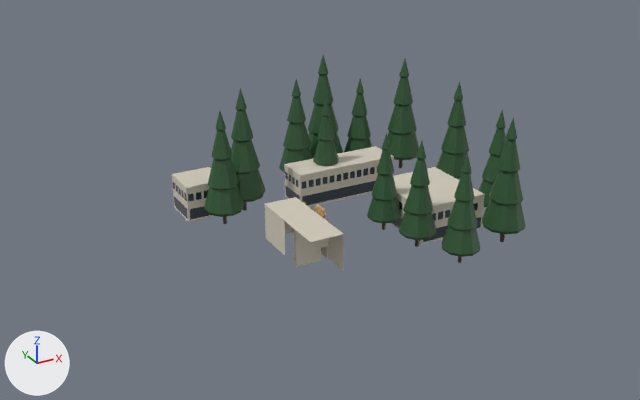
Two versions of the glTF model public/assets/stage/baked/set3.glb, one commit apart.
Rendered twice from a 50 mm camera at (-67.1, -127.6, 73.3) aimed at (7.7, 8.4, 5.3). The axes (+X, +Y, +Z) are drawn at lower left. The lights are the same throughout. The picture after the commit comes second. Where no turn or scale is listed for an object, it has been applied to the vertices. Vertices at exactly the same position are counted once.

In view in the first picture: 'Static'.
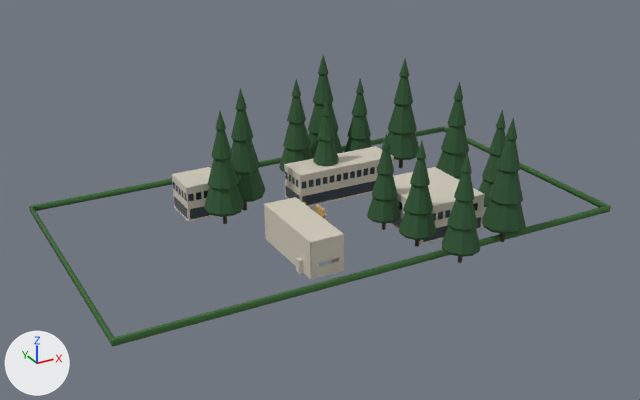
Where the newer file only moved an object's origin or applied its transform, the numbers keep the older frame.

Location of each change, [x1, y1, x2, y2] in pixels of the pictures (640 x 400 px; the box of a moved part takes in the faces that stretch with it):
'Static', surface changed, reshaped (64% wider, 35% taller): before [172, 55, 526, 271]; after [29, 55, 611, 346]
part 1 of me_mesh_4, added: after [29, 126, 611, 346]
part 2 of me_mesh_4, deleted: before [294, 229, 296, 264]
part 3 of me_mesh_4, moved or reshaped: before [264, 197, 343, 267]; after [264, 197, 344, 279]

Patch to the scene script:
```diff
--- a/public/assets/stage/baked/set3.glb.py
+++ b/public/assets/stage/baked/set3.glb.py
@@ img_image_9 @@
-img_image_9 = load_image('Image_9', '_unpacked/Image_9', 128, 128, 'Non-Color')
+img_image_9 = load_image('Image_9', '_unpacked/Image_9', 512, 512, 'sRGB')
@@ img_image_7 @@
-img_image_7 = load_image('Image_7', '_unpacked/Image_7', 512, 512, 'sRGB')
+img_image_7 = load_image('Image_7', '_unpacked/Image_7', 128, 128, 'Non-Color')
@@ mat_b_statuedonut_mat_cookie @@
 n5 = _N.new('ShaderNodeTexImage'); n5.name = 'Image Texture'
-n5.image = img_image_9
+n5.image = img_image_11
 _L.new(n0.outputs[0], n1.inputs[0])  # 'BSDF' to 'Surface'
@@ mat_b_statuedonut_mat_candyyellow @@
 n5 = _N.new('ShaderNodeTexImage'); n5.name = 'Image Texture'
-n5.image = img_image_9
+n5.image = img_image_11
 _L.new(n0.outputs[0], n1.inputs[0])  # 'BSDF' to 'Surface'
@@ mat_b_statuegingerbread_mat_icing @@
 n5 = _N.new('ShaderNodeTexImage'); n5.name = 'Image Texture'
-n5.image = img_image_9
+n5.image = img_image_11
 _L.new(n0.outputs[0], n1.inputs[0])  # 'BSDF' to 'Surface'
@@ mat_b_statuejellybean_mat_candyred @@
 n5 = _N.new('ShaderNodeTexImage'); n5.name = 'Image Texture'
-n5.image = img_image_9
+n5.image = img_image_11
 _L.new(n0.outputs[0], n1.inputs[0])  # 'BSDF' to 'Surface'
@@ mat_b_statuekitkat_mat_chocolate @@
 n5 = _N.new('ShaderNodeTexImage'); n5.name = 'Image Texture'
-n5.image = img_image_9
+n5.image = img_image_11
 _L.new(n0.outputs[0], n1.inputs[0])  # 'BSDF' to 'Surface'
@@ mat_b_statuemarshmallow_mat_treetrunk @@
 n4 = _N.new('ShaderNodeTexImage'); n4.name = 'Image Texture'
-n4.image = img_image_9
+n4.image = img_image_11
 _L.new(n0.outputs[0], n1.inputs[0])  # 'BSDF' to 'Surface'
@@ mat_b_statuepie_mat_wafer @@
 n5 = _N.new('ShaderNodeTexImage'); n5.name = 'Image Texture'
-n5.image = img_image_9
+n5.image = img_image_11
 _L.new(n0.outputs[0], n1.inputs[0])  # 'BSDF' to 'Surface'
@@ mat_b_googleletters_mat_plinth @@
 n5 = _N.new('ShaderNodeTexImage'); n5.name = 'Image Texture'
-n5.image = img_image_9
+n5.image = img_image_11
 n6 = _N.new('ShaderNodeNormalMap'); n6.name = 'Normal Map'
@@ mat_b_googleletters_mat_gblue @@
 n5 = _N.new('ShaderNodeTexImage'); n5.name = 'Image Texture'
-n5.image = img_image_9
+n5.image = img_image_11
 _L.new(n0.outputs[0], n1.inputs[0])  # 'BSDF' to 'Surface'
@@ mat_b_googleletters_mat_gred @@
 n5 = _N.new('ShaderNodeTexImage'); n5.name = 'Image Texture'
-n5.image = img_image_9
+n5.image = img_image_11
 _L.new(n0.outputs[0], n1.inputs[0])  # 'BSDF' to 'Surface'
@@ mat_b_googleletters_mat_gyellow @@
 n5 = _N.new('ShaderNodeTexImage'); n5.name = 'Image Texture'
-n5.image = img_image_9
+n5.image = img_image_11
 _L.new(n0.outputs[0], n1.inputs[0])  # 'BSDF' to 'Surface'
@@ mat_b_googleletters_mat_ggreen @@
 n5 = _N.new('ShaderNodeTexImage'); n5.name = 'Image Texture'
-n5.image = img_image_9
+n5.image = img_image_11
 _L.new(n0.outputs[0], n1.inputs[0])  # 'BSDF' to 'Surface'
@@ mat_b_gbike_mat_bikeyellow @@
 n5 = _N.new('ShaderNodeTexImage'); n5.name = 'Image Texture'
-n5.image = img_image_9
+n5.image = img_image_11
 _L.new(n0.outputs[0], n1.inputs[0])  # 'BSDF' to 'Surface'
@@ mat_b_gbike_mat_tyre @@
 n5 = _N.new('ShaderNodeTexImage'); n5.name = 'Image Texture'
-n5.image = img_image_9
+n5.image = img_image_11
 _L.new(n0.outputs[0], n1.inputs[0])  # 'BSDF' to 'Surface'
@@ mat_b_gbike_mat_bikeblue @@
 n5 = _N.new('ShaderNodeTexImage'); n5.name = 'Image Texture'
-n5.image = img_image_9
+n5.image = img_image_11
 _L.new(n0.outputs[0], n1.inputs[0])  # 'BSDF' to 'Surface'
@@ mat_b_gbike_mat_bikegreen @@
 n5 = _N.new('ShaderNodeTexImage'); n5.name = 'Image Texture'
-n5.image = img_image_9
+n5.image = img_image_11
 _L.new(n0.outputs[0], n1.inputs[0])  # 'BSDF' to 'Surface'
@@ mat_b_gbike_mat_bezel @@
 n5 = _N.new('ShaderNodeTexImage'); n5.name = 'Image Texture'
-n5.image = img_image_9
+n5.image = img_image_11
 _L.new(n0.outputs[0], n1.inputs[0])  # 'BSDF' to 'Surface'
@@ mat_b_gbike_mat_bikered @@
 n5 = _N.new('ShaderNodeTexImage'); n5.name = 'Image Texture'
-n5.image = img_image_9
+n5.image = img_image_11
 _L.new(n0.outputs[0], n1.inputs[0])  # 'BSDF' to 'Surface'
@@ mat_b_redwood_mat_conifer @@
 n4 = _N.new('ShaderNodeTexImage'); n4.name = 'Image Texture'
-n4.image = img_image_9
+n4.image = img_image_11
 _L.new(n0.outputs[0], n1.inputs[0])  # 'BSDF' to 'Surface'
@@ mat_b_lawnhedge_mat_hedge @@
+mat_b_lawnhedge_mat_hedge = bpy.data.materials.new('b|lawnHedge|mat:hedge|')
+# colours: dark green #3b6a36
+# uses the picture img_image_11
+# uses the picture img_image_7
@@ me_mesh_4 @@
-me_mesh_4.from_pydata(...)  # 23714 vertices, 46408 faces; spans x -29.9..29.9, y -29.0..29.0, z -13.2..13.2
+me_mesh_4.from_pydata(...)  # 23620 vertices, 46828 faces; spans x -55.8..45.7, y -29.0..33.5, z -13.2..13.2
+# me_mesh_4 part 1: a new loose piece of 71 vertices spanning x -55.8..45.7, y -22.5..33.5, z -13.2..-12.0, in mat_b_lawnhedge_mat_hedge
+# me_mesh_4 part 2: the loose piece of 8 vertices spanning x -20.0..-15.1, y -12.2..-12.1, z -13.2..-6.2 is deleted
+# me_mesh_4 part 3: 1100 vertices moved within x -14.1..-6.8, y -13.0..8.2, z -13.2..-9.9; 1035 vertices removed from x -20.0..-6.7, y -18.4..8.3, z -13.2..-6.1; 886 vertices added at x -20.8..-6.7, y -18.4..8.3, z -13.2..-6.1
+# other edits to the shape of me_mesh_4 do not show in these pictures
 me_mesh_4.materials.append(mat_b_bugdroid_mat_android)
@@ me_mesh_4 @@
 me_mesh_4.materials.append(mat_b_redwood_mat_conifer)
+me_mesh_4.materials.append(mat_b_lawnhedge_mat_hedge)
```
